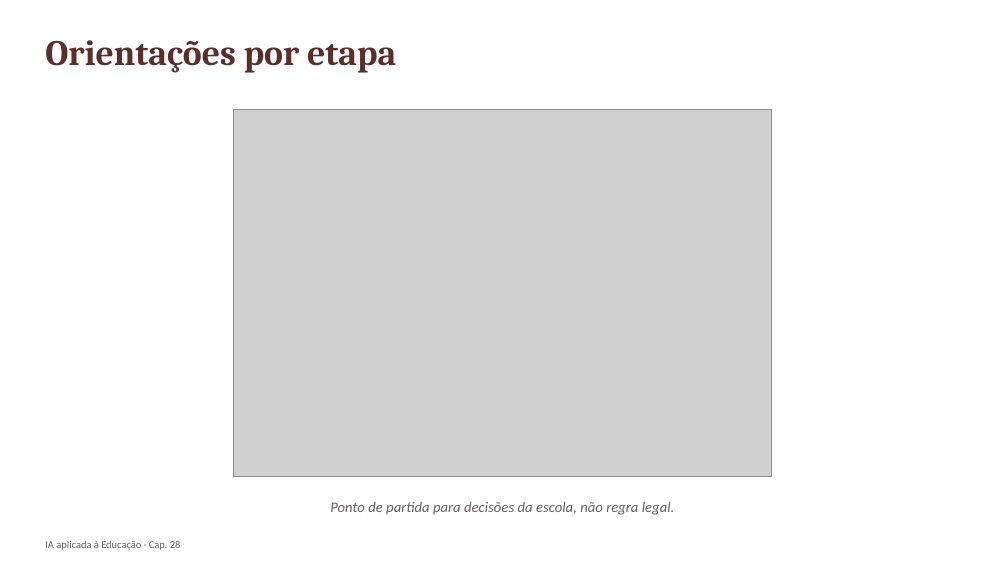
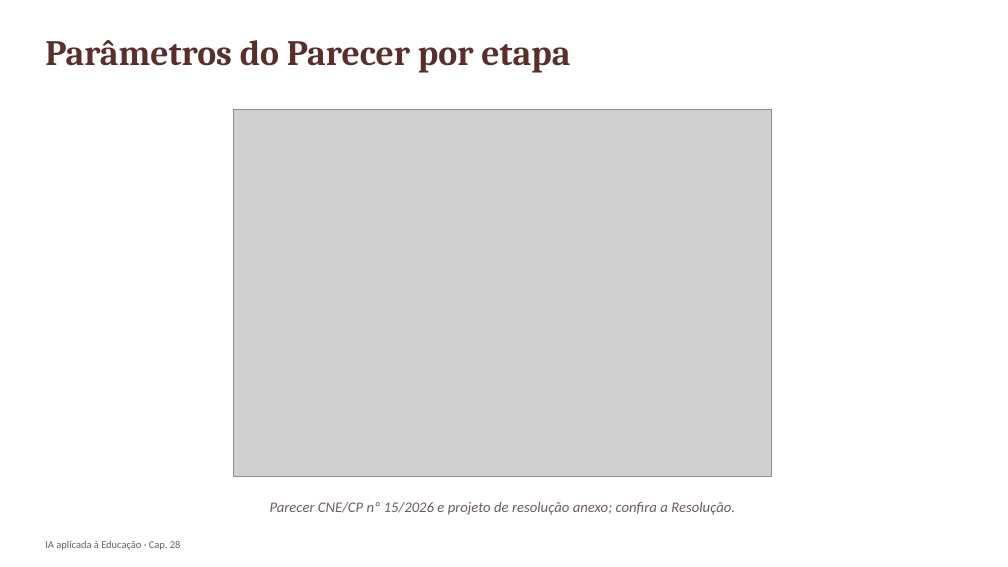
Before and after one commit to arakenmedeiros/claude, a slide deck: slide 14 of livro_ia_educacao/saida/pptx/Cap28_slides.pptx. Drawn at 1008x567 pixels with LibreOffice and Linux fonts; fonts in the diff are those of the drawing; grey boxes stand for pictures. Boxes give left, top, right and bottom in pixels: in the first picture for what was removed or moved away, otherwise in the second. Text is boxed around its words. In the diff, an @@ line names an element or a change of style, - is before the commit and + after.

```diff
--- a/livro_ia_educacao/saida/pptx/Cap28_slides.pptx
+++ b/livro_ia_educacao/saida/pptx/Cap28_slides.pptx
@@ text at (45, 40, 570, 73): text changed @@
-Orientações por etapa
+Parâmetros do Parecer por etapa
@@ text at (270, 502, 735, 515): text changed @@
-Ponto de partida para decisões da escola, não regra legal.
+Parecer CNE/CP nº 15/2026 e projeto de resolução anexo; confira a Resolução.
```
Also in this commit, not shown: 4 other slides changed, 1 slide added, 32 other files.
